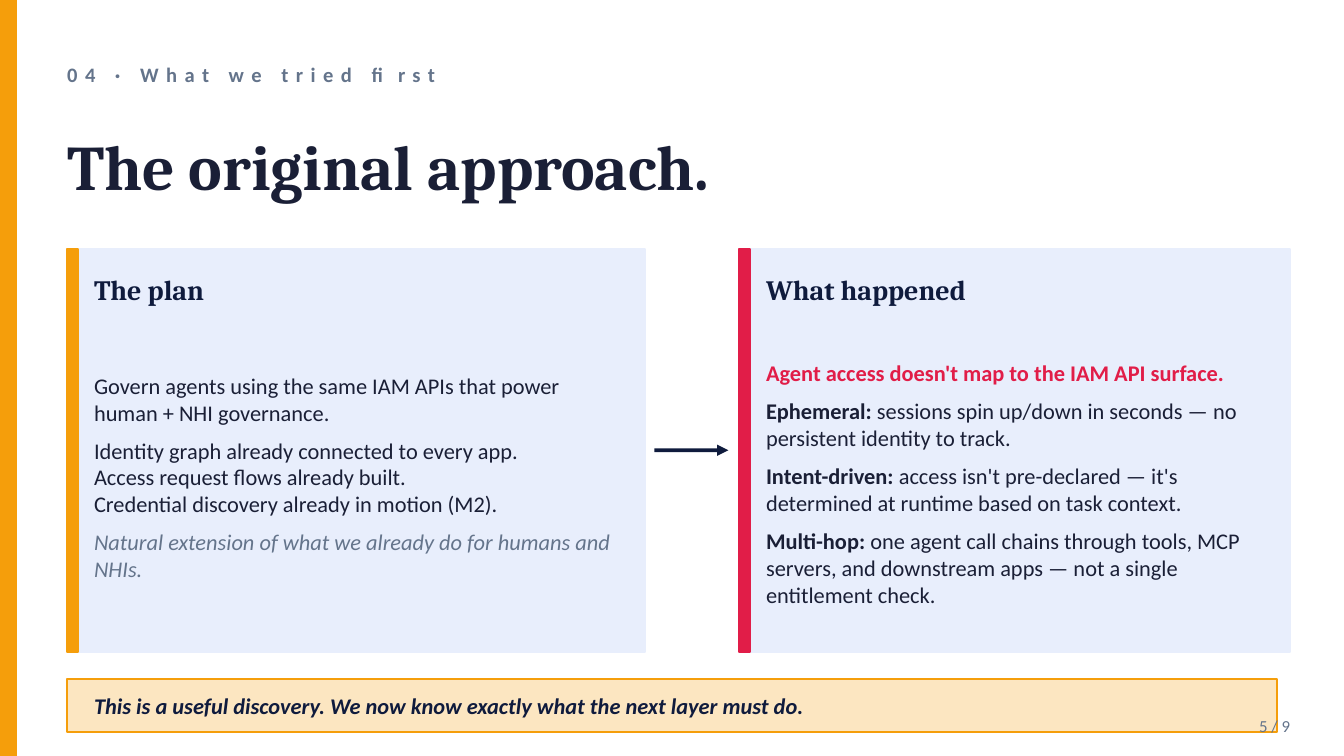
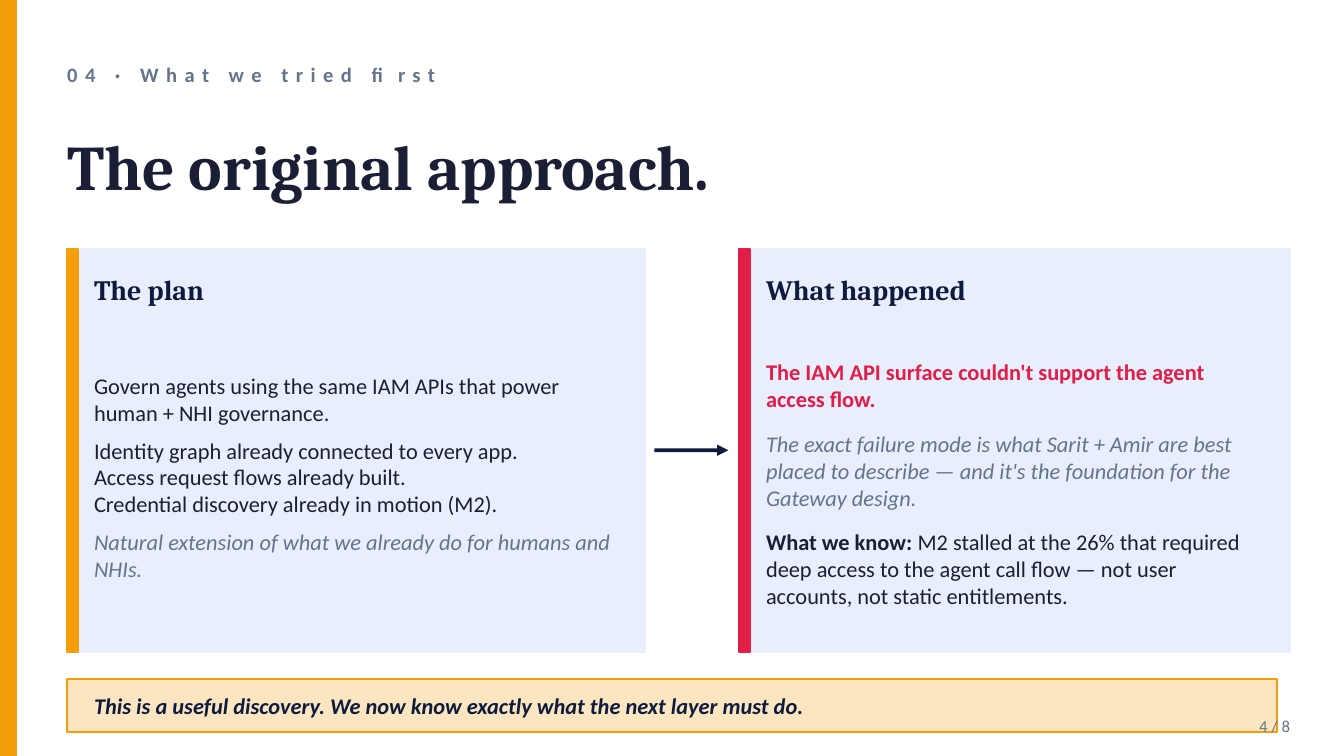
Before and after one commit to Lorch19/ol-linx-agent, a slide deck: slide 4 of artifacts/eng-prekickoff-2026-04-27.pptx (slide 5 before the commit). Drawn at 1344x756 pixels with LibreOffice and Linux fonts; fonts in the diff are those of the drawing. Boxes give left, top, right and bottom in pixels: in the first picture for what was removed or moved away, otherwise in the second. Text is boxed around its words. In the diff, an @@ line names an element or a change of style, - is before the commit and + after.

```diff
--- a/artifacts/eng-prekickoff-2026-04-27.pptx
+++ b/artifacts/eng-prekickoff-2026-04-27.pptx
@@ text at bbox=[766, 364, 1240, 607]: text changed @@
-Agent access doesn't map to the IAM API surface.
-Ephemeral: sessions spin up/down in seconds — no persistent identity to track.
-Intent-driven: access isn't pre-declared — it's determined at runtime based on task context.
-Multi-hop: one agent call chains through tools, MCP servers, and downstream apps — not a single entitlement check.
+The IAM API surface couldn't support the agent access flow.
+The exact failure mode is what Sarit + Amir are best placed to describe — and it's the foundation for the Gateway design.
+What we know: M2 stalled at the 26% that required deep access to the agent call flow — not user accounts, not static entitlements.
@@ text at bbox=[1259, 720, 1291, 737]: text changed @@
-5 / 9
+4 / 8
```
Also in this commit, not shown: 6 other slides changed, 1 slide removed, 1 other file.
